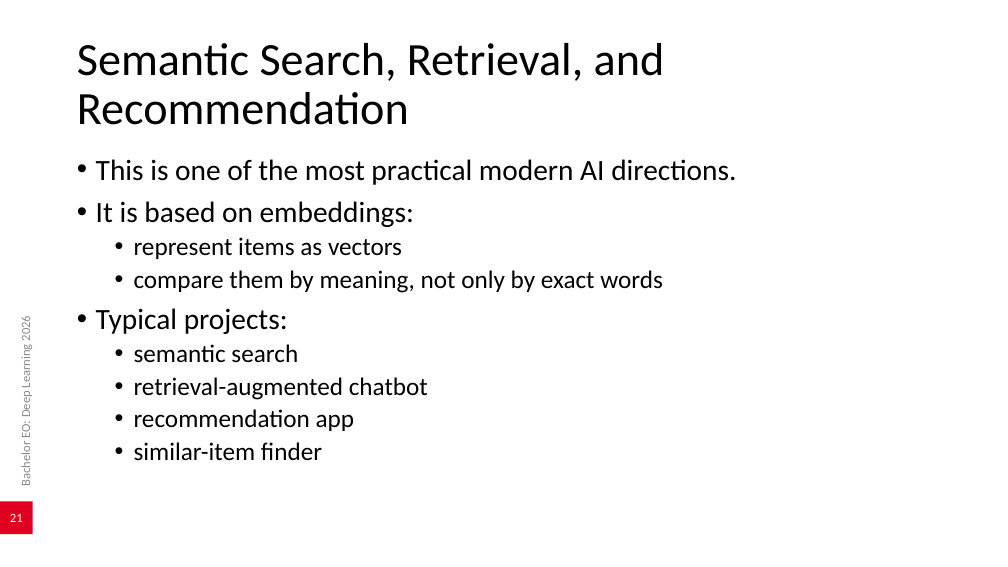
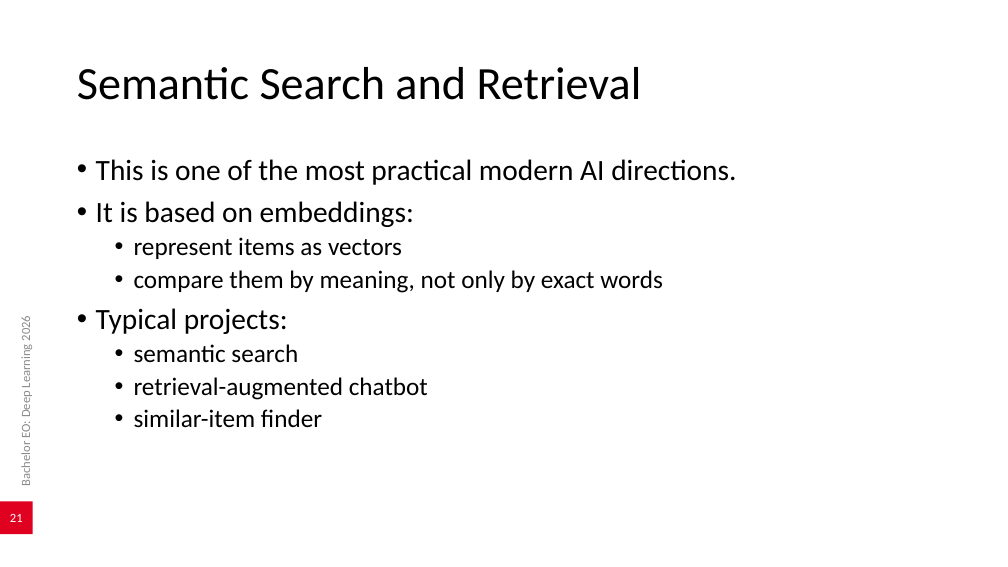
Before and after one commit to AlexanderDhoore/deep-learning-2026, a slide deck: slide 21 of slides/deep-learning-project-directions.pptx. Drawn at 1008x567 pixels with LibreOffice and Linux fonts; fonts in the diff are those of the drawing; background and template pictures are left out. Boxes give left, top, right and bottom in pixels: in the first picture for what was removed or moved away, otherwise in the second. Text is boxed around its words. In the diff, an @@ line names an element or a change of style, - is before the commit and + after.

Commit message:
Split retrieval and recommendation directions

```diff
--- a/slides/deep-learning-project-directions.pptx
+++ b/slides/deep-learning-project-directions.pptx
@@ title at (77, 67, 642, 100): text changed @@
-Semantic Search, Retrieval, and Recommendation
+Semantic Search and Retrieval
@@ text at (134, 409, 355, 431): paragraph removed @@
-  • recommendation app
```
Also in this commit, not shown: 2 other slides changed, 1 slide added, 9 other files.
